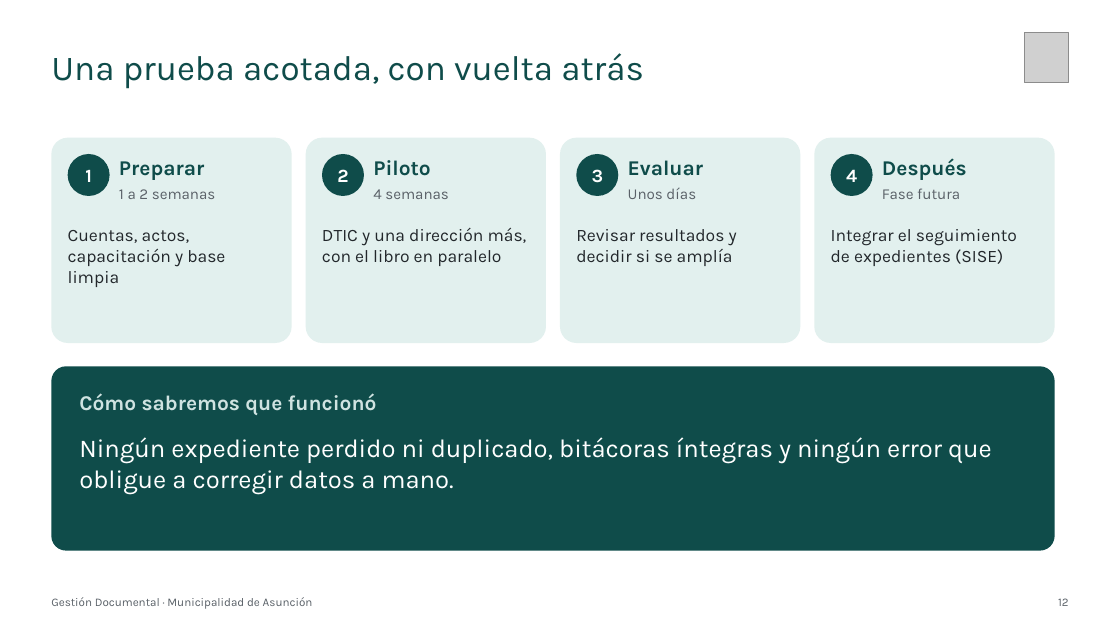
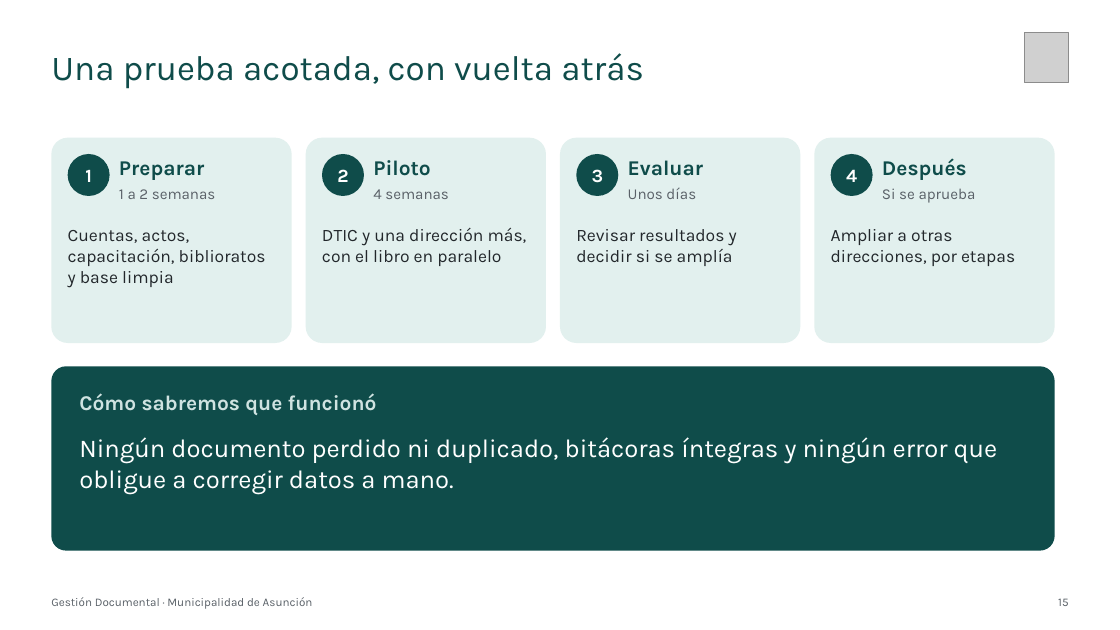
Before and after one commit to YumitoAcosta7/gestion-documental, a slide deck: slide 15 of docs/material/Presentacion-Gestion-Documental.pptx (slide 12 before the commit). Drawn at 1120x630 pixels with LibreOffice and Linux fonts; fonts in the diff are those of the drawing; grey boxes stand for pictures. Boxes give left, top, right and bottom in pixels: in the first picture for what was removed or moved away, otherwise in the second. Text is boxed around its words. In the diff, an @@ line names an element or a change of style, - is before the commit and + after.

```diff
--- a/docs/material/Presentacion-Gestion-Documental.pptx
+++ b/docs/material/Presentacion-Gestion-Documental.pptx
@@ text at box(882, 188, 976, 203): text changed @@
-Fase futura
+Si se aprueba
@@ text at box(68, 230, 266, 288): text changed @@
-Cuentas, actos, capacitación y base limpia
+Cuentas, actos, capacitación, biblioratos y base limpia
@@ text at box(831, 229, 1015, 266): text changed @@
-Integrar el seguimiento de expedientes (SISE)
+Ampliar a otras direcciones, por etapas
@@ text at box(79, 437, 998, 494): text changed @@
-Ningún expediente perdido ni duplicado, bitácoras íntegras y ningún error que obligue a corregir datos a mano.
+Ningún documento perdido ni duplicado, bitácoras íntegras y ningún error que obligue a corregir datos a mano.
@@ text at box(1058, 598, 1068, 606): text changed @@
-12
+15
```
Also in this commit, not shown: 11 other slides changed, 3 slides added, 27 other files.
